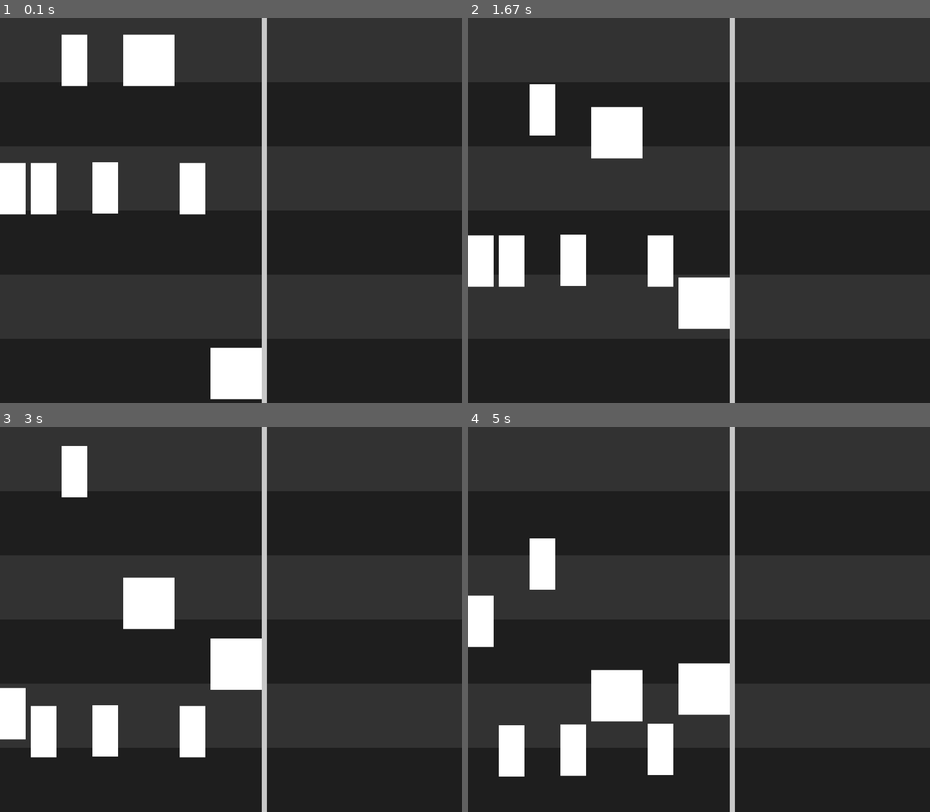
Above: before the commit, frames 1-4 (two rows, left to right).
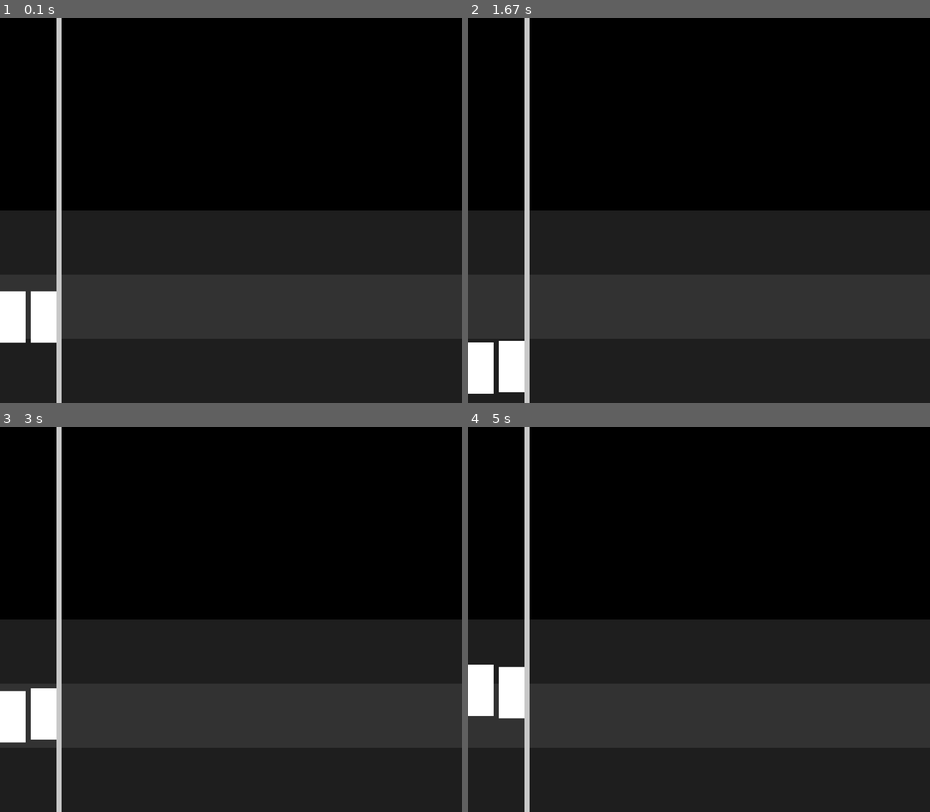
Above: after the commit, the same moments.

Repository: niklasdhein/EiP-Praktium-Aufzugssimulation
Game: pygame game, started from simulation.py
Same seed, same stepped clock (60 frames per second), same inputs: the game is played once before the commit and once after it.
Inputs:
- Up to frame 1 (0.1 s): no input
- Up to frame 2 (1.67 s): no input
- Up to frame 3 (3 s): no input
- Up to frame 4 (5 s): no input

The runs differ from the first frame. In frame 1, 54% of the frame differs, in the area x 0-100%, y 0-100%; in frame 2, 57%; in frame 3, 55%; in frame 4, 58%.

Commit message:
commit, dass ich branch wechseln kann

Diff:
--- a/simulation.py
+++ b/simulation.py
@@ -22,7 +22,7 @@
     """
     random_elevators = []
     offset_x = 0
-    for i in range(random.randint(7, 7)):
+    for i in range(random.randint(1, 5)):
         # instantiate the elevator
         random_elevator = Elevator(capacity=random.randint(300, 2500), speed=200)
         random_elevator.level = random.randint(0, building.levels-1)
@@ -65,7 +65,7 @@
 # == pre sim stuff ==
 
 # create the building to simulate
-building = Building(levels=6, bottom_y=height)
+building = Building(levels=3, bottom_y=height)
 for i in range(building.levels):
     building.graphics.append(pygame.Rect(0, building.bottom_y - (i+1)\
     * Building.level_height, width, Building.level_height))
